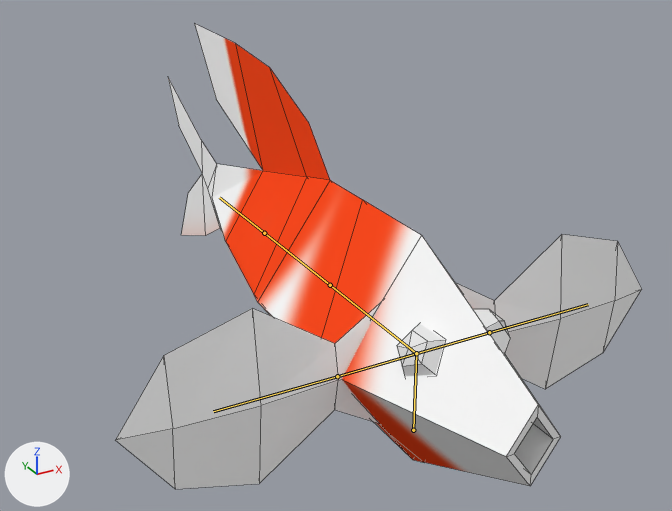
A saved change to the Blender file game/goldfishV3.3.blend.
One viewpoint serves both versions: a camera (50 mm lens) standing at (-5.12, -8.45, 5.13) and looking at (0.45, 1.67, 0.06). The lights are fixed; the arrows at lower left show +X, +Y and +Z. The bones that bend it are drawn over the model as lines. Mesh edges are drawn as thin lines.

Objects in the first picture: 'goldfish'.
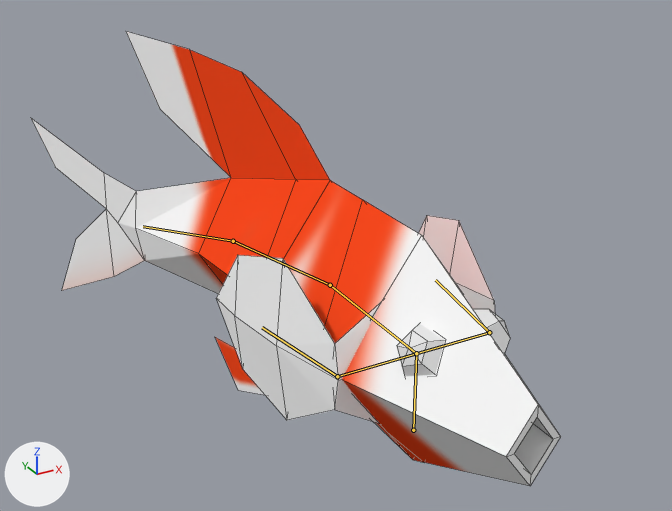
The newer file adds an action. The first version stands in its rest pose; the second is drawn at frame 1 of the action 'Boost'.

Pixel boxes (x1, y1, x2, y2) of what changed, in the pictures (672 x 511 px):
'goldfish', posed: before (116, 23, 642, 489); after (31, 31, 561, 486)
bone 'back.002', root to tip: before (330, 285) to (264, 233); after (330, 285) to (233, 241)
bone 'back.003', root to tip: before (264, 233) to (219, 197); after (233, 241) to (143, 226)
bone 'left.002', root to tip: before (489, 332) to (588, 304); after (489, 332) to (435, 280)
bone 'right.002', root to tip: before (337, 376) to (213, 411); after (337, 376) to (262, 327)

What changed in the scene script:
```text
Change bone_back_002:
    where bone_back_002 = bpy.data.objects['Armature'].pose.bones['back.002']  # child of 'back.001'
    bone_back_002.rotation_quaternion: (1.0, 0.0, 0.0, 0.0) -> (0.991, 0.0, 0.0, 0.131)  # degrees (0, 0, 0) -> degrees (0, 0, 15)
Change bone_back_003:
    where bone_back_003 = bpy.data.objects['Armature'].pose.bones['back.003']  # child of 'back.002'
    bone_back_003.rotation_quaternion: (1.0, 0.0, 0.0, 0.0) -> (0.991, -0.04, 0.017, 0.13)  # degrees (0, 0, 0) -> degrees (-4, 2, 15)
Change bone_left_002:
    where bone_left_002 = bpy.data.objects['Armature'].pose.bones['left.002']  # child of 'left.001'
    bone_left_002.rotation_quaternion: (1.0, 0.0, 0.0, 0.0) -> (0.766, 0.0, 0.0, 0.643)  # degrees (0, 0, 0) -> degrees (0, 0, 80)
Change bone_right_002:
    where bone_right_002 = bpy.data.objects['Armature'].pose.bones['right.002']  # child of 'right.001'
    bone_right_002.rotation_quaternion: (1.0, 0.0, 0.0, 0.0) -> (0.766, 0.0, 0.0, -0.643)  # degrees (0, 0, 0) -> degrees (0, 0, -80)
```
